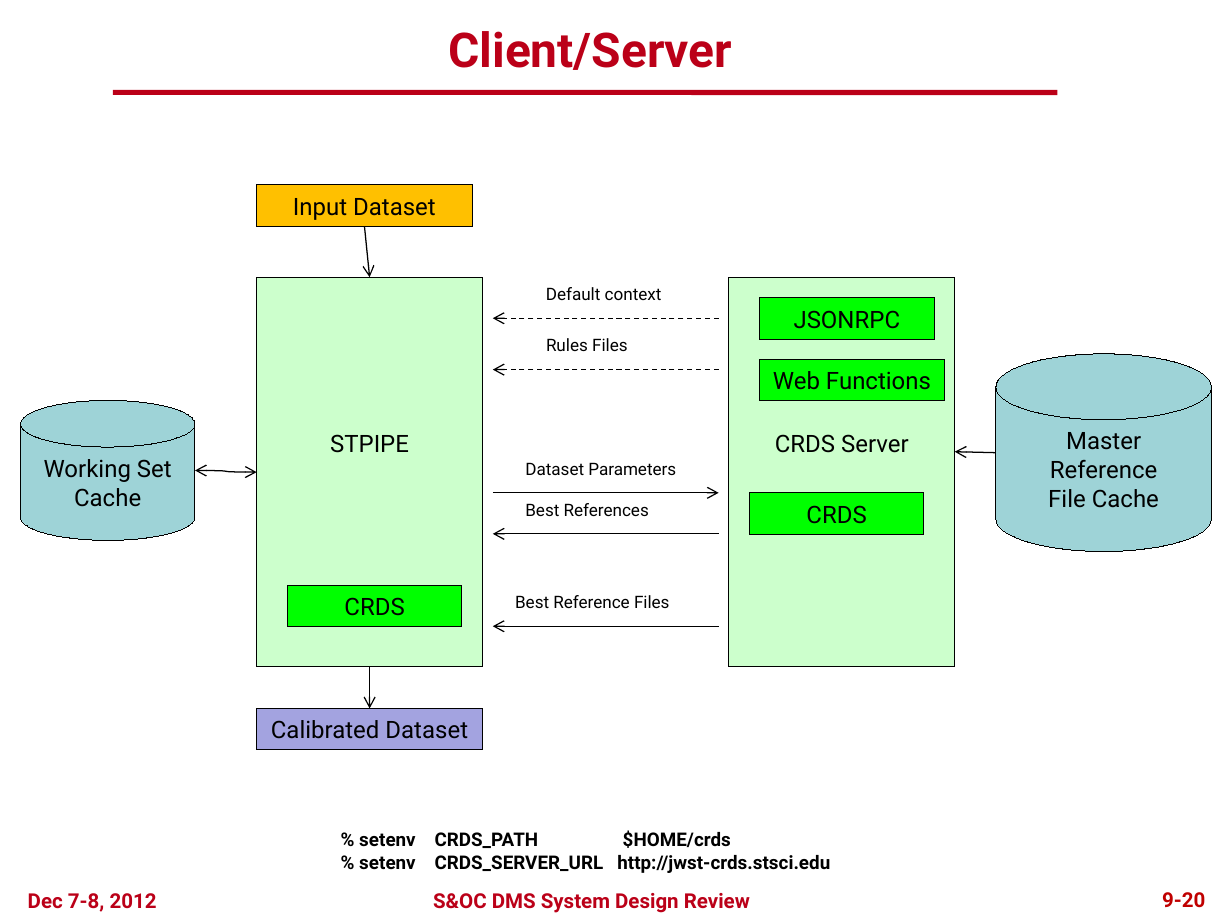
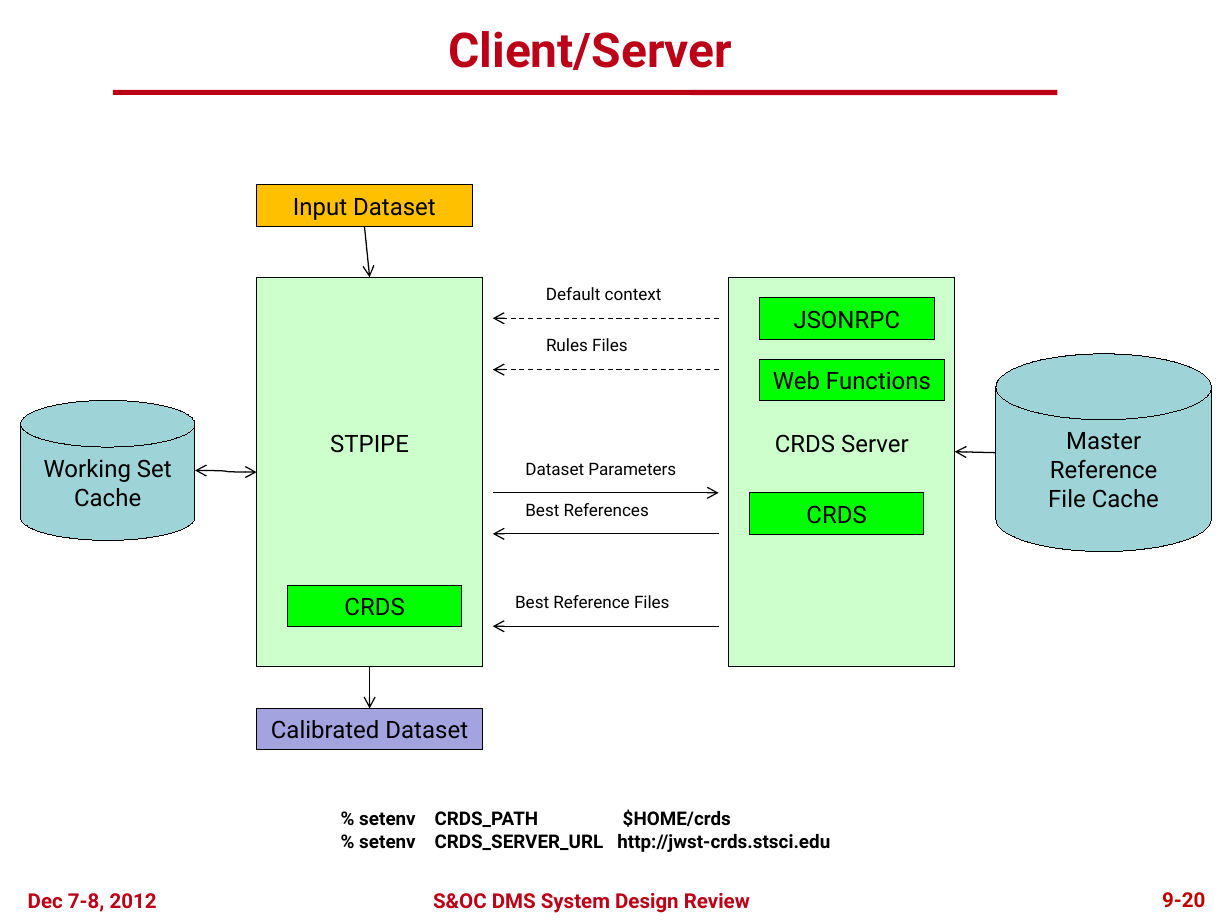
Before and after one commit to spacetelescope/crds, a slide deck: slide 19 of docs/DMS_SDR2_09_CRDS_final.pptx. Drawn at 1232x924 pixels with LibreOffice and Linux fonts; fonts in the diff are those of the drawing; background and template pictures are left out. Boxes give left, top, right and bottom in pixels: in the first picture for what was removed or moved away, otherwise in the second. Text is boxed around its words. In the diff, an @@ line names an element or a change of style, - is before the commit and + after.

```diff
--- a/docs/DMS_SDR2_09_CRDS_final.pptx
+++ b/docs/DMS_SDR2_09_CRDS_final.pptx
@@ text "% setenv CRDS_PATH $HOME/crds": place and size @@
-text "% setenv CRDS_PATH $HOME/crds" at bbox=[359, 830, 830, 873]
+text "% setenv CRDS_PATH $HOME/crds" at bbox=[359, 809, 830, 852]
```
Also in this commit, not shown: 13 other slides changed.
